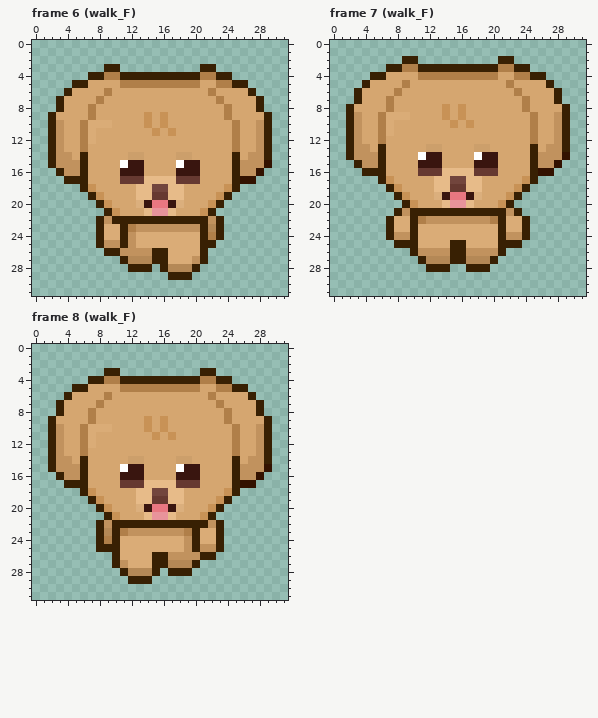
Pixel-art file, stored at Art/Character/characters.aseprite. Above: the version before the commit.
32x32 pixels, 26 frames. Colours within 5 levels of each other are drawn and written as one. Shown: frame 6 (walk_F), frame 7 (walk_F), frame 8 (walk_F). The commit also changed other frames, which this record leaves out.
New version:
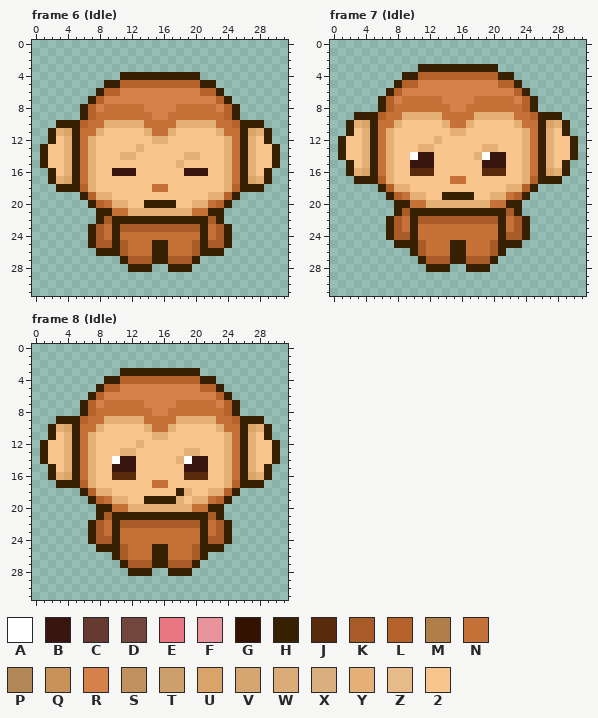
Palette (. is transparent): A #ffffff  B #39150f  C #663931  D #72453d  E #e87781  F #e8939b  G #331200  H #382003  J #5a2a0d  K #a95b27  L #b4622a  M #b07f49  N #c67138  P #b48856  Q #c89256  R #d58149  S #c1925e  T #cc9f6b  U #daa468  V #d5a670  W #daac77  X #dbaf7d  Y #e5b075  Z #e7bb89  2 #f8c58c
Log entry: 캐릭터들 IDLE 애니메이션 생성 캐릭터들 IDLE 애니메이션 생성, 사자 갈기 수정
Diff:
layer "lion.../body" now hidden
layer "lion.../arms" now hidden
layer "Monkey_real/body" now shown
layer "Monkey_real/arms" now shown
Changed rows in their new state; - is an unchanged pixel.
Frame 6 (Idle):
first column x 1:
 3 --------..----------..--------
 4 ------....----------....------
 5 ----....HHLLLLLLLLLLHH....----
 6 ---....HLLRRRRRRRRRRLLH....---
 7 --....HLRRRRRRRRRRRRRRLH....--
 8 --...HLRNNNNNRRRRNNNNNRLH...--
 9 -....HLNNNNNNNRRNNNNNNNLH....-
10 -.HHHLNNYYYYYNNNNYYYYYNNLHHH.-
11 --YUHNNY22222YNNY22222YNNHUY--
12 --2YHNY2222222YY2222222YNHY2--
13 H22YHNY22222Y2222222222YNHY22H
14 H22YHNY222YY222222YY222YNHY22H
15 H22YHNY2222222222Y22222YNHY22H
16 -H2YHNY22B--222222--B22YNHY2H-
17 -HYU-NY2222222222222222YNHUYH-
18 --HHHLY2222222NN2222222YLHHH--
19 -----HLYY222222222222YYLH-----
20 ------HLNYY22HHHH22YYNLH------
21 -------H-NNYYYYYYYYNN-H-------
22 --------K------------K--------
23 ------HKNHKKKKKKKKKK-NKH------
24 ------HKNHNNNNNNNNNN-NKH------
25 ------HKKHKNNNHHNNNK-KKH------
26 -------H--KNNN--NNNK-HH-------
27 -----------KKK--KKKH.---------
28 ---------------.HHH.----------
29 ----------------...-----------
Frame 7 (Idle):
first column x 1:
 2 --------..----------..--------
 3 ------....----------....------
 4 ----....HHLLLLLLLLLLHH....----
 5 ---....HLLRRRRRRRRRRLLH....---
 6 --....HLRRRRRRRRRRRRRRLH....--
 7 --...HLRNNNNNRRRRNNNNNRLH...--
 8 -....HLNNNNNNNRRNNNNNNNLH....-
 9 -.HHHLNNYYYYYNNNNYYYYYNNLHHH.-
10 --YUHNNY22222YNNY22222YNNHUY--
11 --2YHNY2222222YY2222222YNHY2--
12 H22YHNY22222Y2222222222YNHY22H
13 H22YHNY222YY222222YY222YNHY22H
14 H22YHNY22AB-22222YA-B22YNHY22H
15 -H2YHNY22B--222222--B22YNHY2H-
16 -HYU-NY22JJJ222222JJJ22YNHUYH-
17 --HHHLY2222222NN2222222YLHHH--
18 -----HLYY222222222222YYLH-----
19 ------HLNYY22HHHH22YYNLH------
20 -------H-NNYYYYYYYYNN-H-------
21 --------K------------K--------
22 -------KN-KKKKKKKKKK-NK-------
23 -------KN-NNNNNNNNNN-NK-------
24 -------KK-NNNNNNNNNN-KK-------
25 ----------KNNN--NNNK----------
26 ----------KNNN--NNNK----------
27 -----------KKK--KKK-----------
Frame 8 (Idle):
first column x 1:
 3 --------..HHHHHHHHHH..--------
 4 ------..HHLLLLLLLLLLHH..------
 5 ----...HLLRRRRRRRRRRLLH...----
 6 ---...HLRRRRRRRRRRRRRRLH...---
 7 --...HLRNNNNNRRRRNNNNNRLH...--
 8 --...HLNNNNNNNRRNNNNNNNLH...--
 9 -.HHHLNNYYYYYNNNNYYYYYNNLHHH.-
10 --YUHNNY22222YNNY22222YNNHUY--
11 --2YHNY2222222YY2222222YNHY2--
12 H22YHNY22222Y2222222222YNHY22H
13 H22YHNY222YY222222YY222YNHY22H
14 H22YHNY22ABB22222YABB22YNHY22H
15 --2YHNY22BB-222222--B22YNHY2H-
16 -HYUHNY22JJJ222222JJJ22YNHUYH-
17 --H--LY2222222NN2222222YLHHH--
18 ------LYY22222222HY22YYL------
19 -------LNYY22HHHHY2YYNL-------
20 --------HNNYYYYYYYYNNH--------
21 -------HKHHHHHHHHHHHHKH-------
22 ------HKN-KKKKKKKKKK-NKH------
23 ------HKN-NNNNNNNNNNHNKH------
24 ------HKK-NNNNNNNNNNHKKH------
25 ----------KNNNHHNNNKHH--------
26 ----------KNNN--NNNK-.--------
27 ---------.HKKK--KKK-----------
28 ----------.HHH.---------------
29 -----------...----------------
